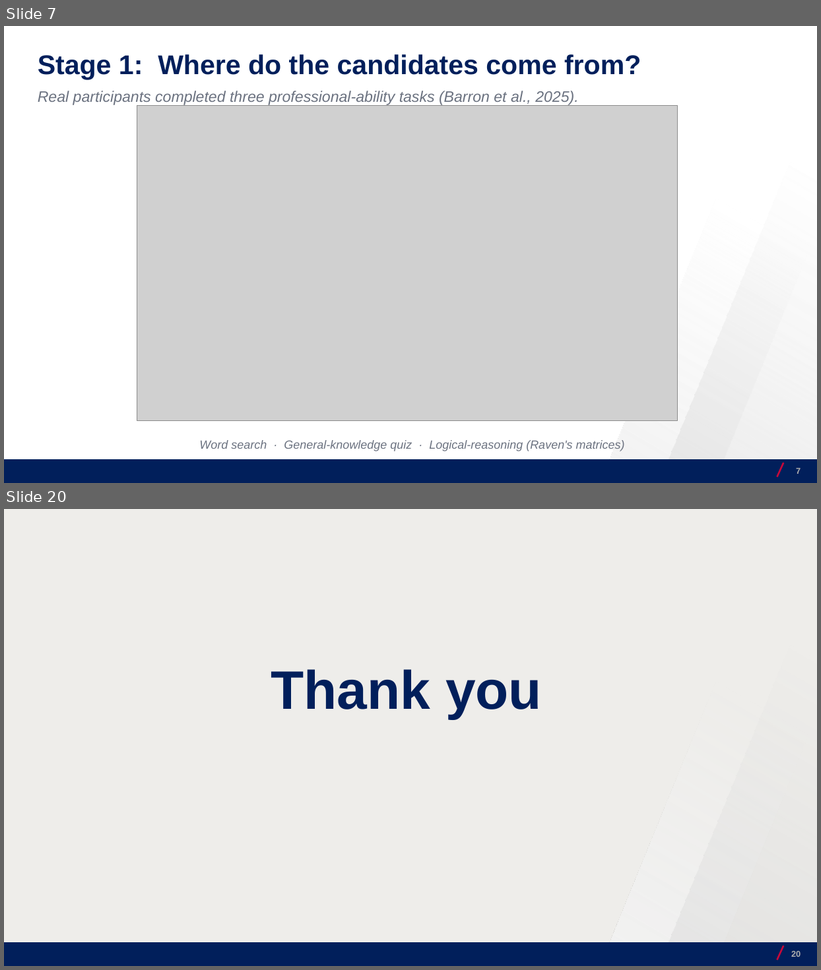
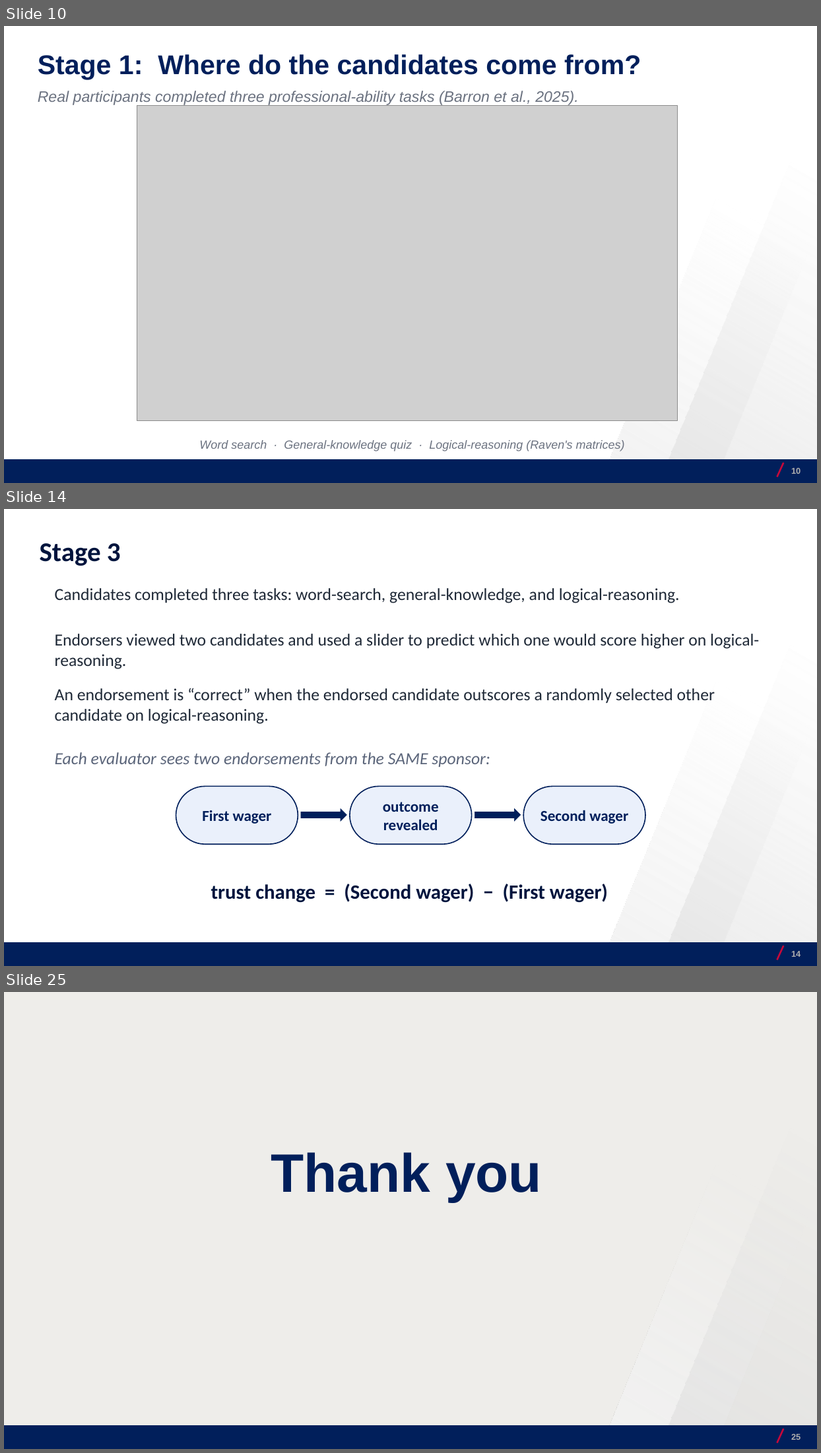
Before and after one commit to josecerv/sponsorship-network, a slide deck: docs/UChicago-0410.pptx. Shown one above the other, each under a label of ours: slides 7 and 20 before the commit, slides 10, 14 and 25 after it; the slides between them are not shown. The pictures are 821x970 and 821x1453 pixels, drawn with LibreOffice and Linux fonts; fonts in the diff are those of the drawing; grey boxes stand for pictures; background and template pictures are left out. Boxes give left, top, right and bottom in pixels: in the first picture for what was removed or moved away, otherwise in the second. Text is boxed around its words. In the diff, an @@ line names an element or a change of style, - is before the commit and + after.

```diff
--- a/docs/UChicago-0410.pptx
+++ b/docs/UChicago-0410.pptx
@@ slide 14 added at [4,509,817,966], background #FFFFFF; not listed: 4 template elements that a slide beside it also shows @@
@@ text added at [40,543,121,566], 32 pt, text #00143D, bold @@
+Stage 3
@@ text added at [55,588,680,603], 20 pt, text #1F2937 @@
+Candidates completed three tasks: word-search, general-knowledge, and logical-reasoning.
@@ text added at [55,634,759,669], 20 pt, text #1F2937 @@
+Endorsers viewed two candidates and used a slider to predict which one would score higher on logical-reasoning.
@@ text added at [55,688,715,724], 20 pt, text #1F2937 @@
+An endorsement is “correct” when the endorsed candidate outscores a randomly selected other candidate on logical-reasoning.
@@ text added at [55,753,490,767], 20 pt, text #5B657A, italic @@
+Each evaluator sees two endorsements from the SAME sponsor:
@@ rounded rectangle added at [176,787,298,844], fill #EAF0FB, outline #011F5B 1.25 pt, 18 pt, text #011F5B, bold @@
+First wager
@@ rounded rectangle added at [350,787,472,844], fill #EAF0FB, outline #011F5B 1.25 pt, 18 pt, text #011F5B, bold @@
+outcome revealed
@@ rounded rectangle added at [523,787,646,844], fill #EAF0FB, outline #011F5B 1.25 pt, 18 pt, text #011F5B, bold @@
+Second wager
@@ right arrow added at [301,809,347,821], fill #011F5B, outline #011F5B 0.5 pt @@
@@ right arrow added at [475,809,521,821], fill #011F5B, outline #011F5B 0.5 pt @@
@@ text added at [211,884,608,903], 24 pt, text #00143D, bold @@
+trust change = (Second wager) − (First wager)
@@ page number added at [791,951,801,957], 10 pt, text #AFAFAF, bold @@
+14
@@ what was slide 7 is now slide 10 @@
@@ page number at [791,468,801,474]: text changed @@
-7
+10
@@ what was slide 20 is now slide 25 @@
@@ page number at [791,1434,801,1440]: text changed @@
-20
+25
```
Also in this commit, not shown: 9 slides changed, 7 other slides added, 2 slides removed, 7 other files.
